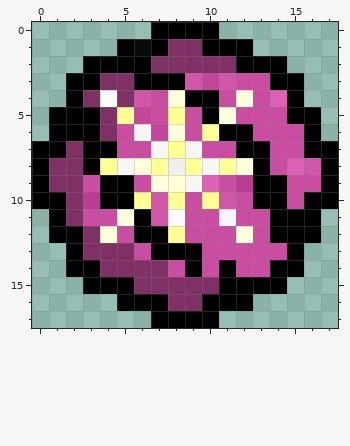
File history of a pixel-art sprite, images/player/mana.png. Above is the file before it was changed.
The file is 18x18 pixels. Colours within 5 levels of each other are drawn and written as one.
New version:
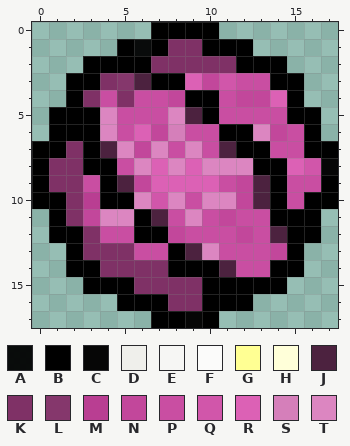
Palette (. is transparent): A #000000ef  B #000000  C #060606  D #efefeb  E #f6f6f4  F #fbfbfa  G #ffff93  H #ffffd9  J #4c223f  K #7f3166  L #85376c  M #b93e92  N #c2479b  P #c94ea2  Q #d156aa  R #dc61b5  S #d57fba  T #dc86c1
Change:
@@ x 0..17 @@
  2 ...BBBBKKKKKBBB...
- 3 ..BBKKBBBQNQPPBB..
- 4 ..BKFKQPHBBPHPRB..
- 5 .BBBKGNPGPBHPPPBB.
- 6 .BBBKPENHPGBBPPPB.
- 7 BBKBBPPEGEPPBBPPBB
- 8 BKKBGEHGDGEGHBPRQB
- 9 BKKPBBPHHERPMBBPPB
-10 BBKMBBGQGPGQPBBPBB
-11 .BKPPHBQFPPEPPBBB.
-12 .BBKHPBBGPPPHPBBB.
-13 ..BKKKPBBBPPPPPB..
-14 ..BBKKKKPBPBPPBB..
-15 ...BBBKKKKKBBBB...
+ 3 ..BBKLJBBRNQPPBB..
+ 4 ..BKPKPPNBBPNNRB..
+ 5 .BBBTPPPTJBPPPPBB.
+ 6 .BBBTPRNSPPBBTNPB.
+ 7 BBKBJTNTPTPJBBPPBB
+ 8 BKKBBPTRTRTTTBBRQC
+ 9 BKKPBJNRRRRPNJBPPB
+10 BBKMBBTQTPTTNJBPBB
+11 .BKNTTBJPTPNPPBBB.
+12 .BBKPPBBNPPPNPJBB.
+13 ..BKKKPPBJTPPPNB..
+14 ..BBKKKKBBBJPPBB..
+15 ...BBBKKKKBBBBB...
 16 .....BBBKKBBB.....
-17 .......BBBB.......
+17 .......BBCB.......
Where, in picture pixels (left, top, right, bottom), the same in both pictures:
changed: (83, 73, 338, 328)
